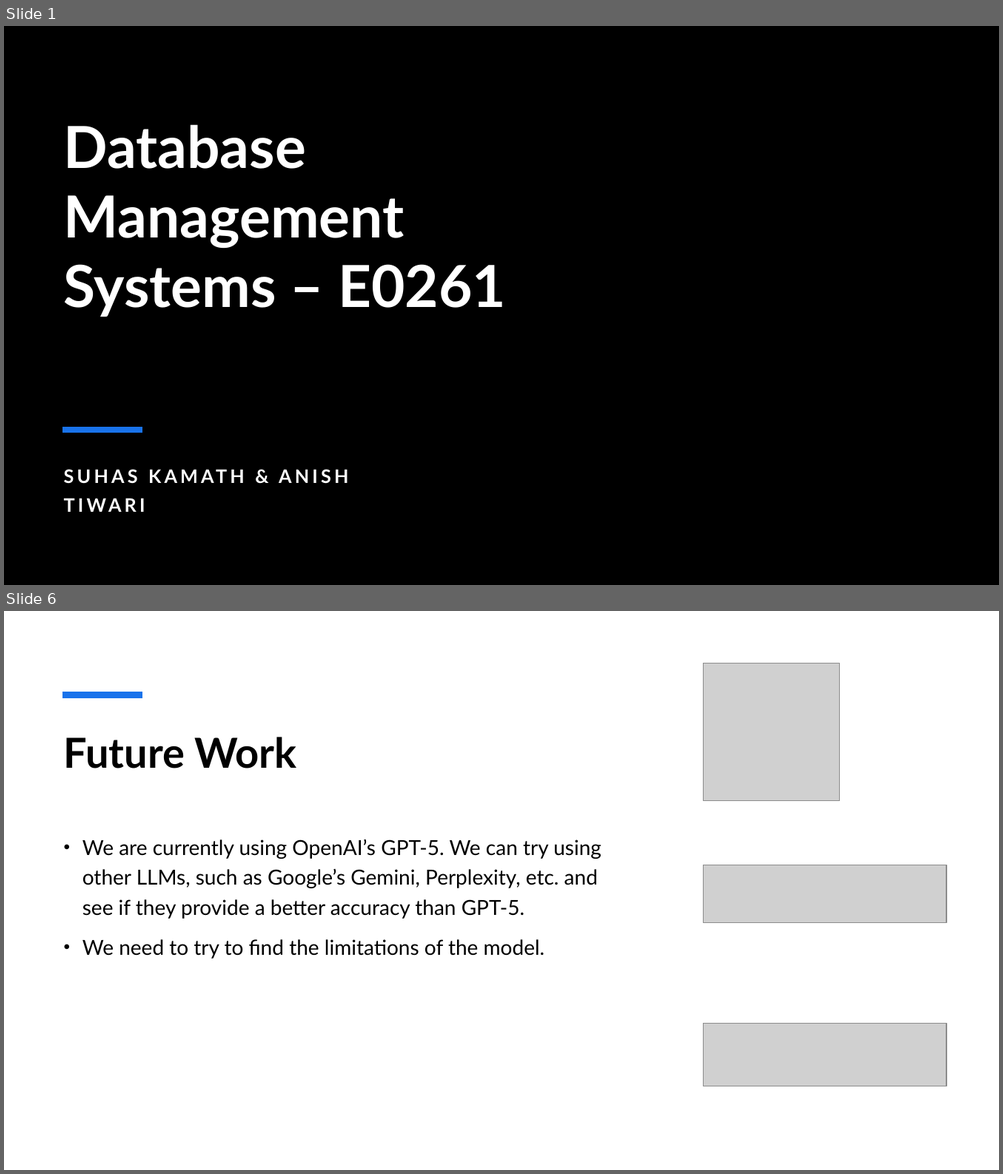
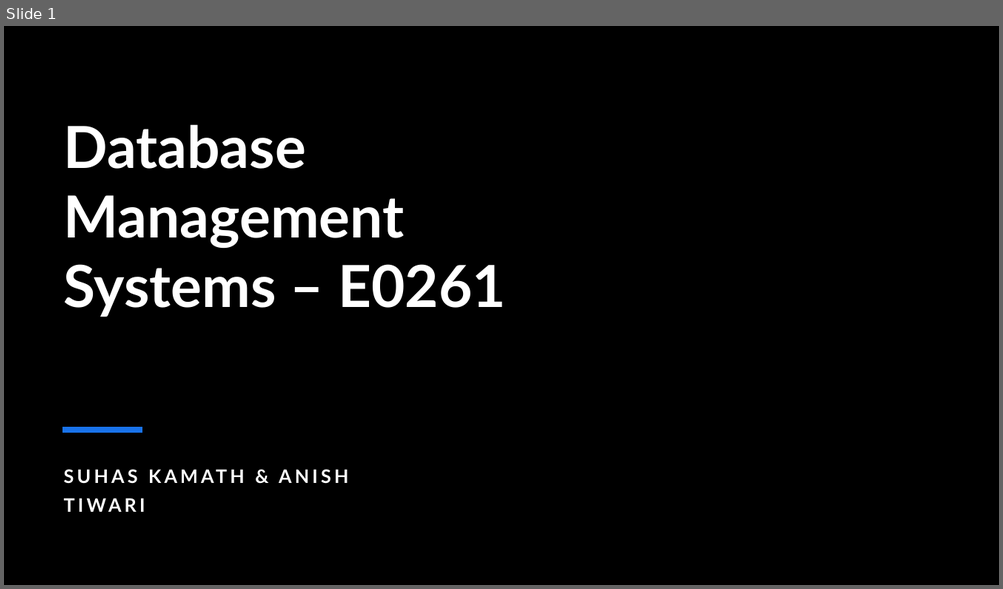
Before and after one commit to suhaskamath2712/E0261_P11, a slide deck: Mid-Project Presentation.pptx. Shown one above the other, each under a label of ours: slides 1 and 6 before the commit, slide 1 after it; the slides between them are not shown. The pictures are 1003x1174 and 1003x589 pixels, drawn with LibreOffice and Linux fonts; fonts in the diff are those of the drawing; grey boxes stand for pictures; background and template pictures are left out. Boxes give left, top, right and bottom in pixels: in the first picture for what was removed or moved away, otherwise in the second. Text is boxed around its words. In the diff, an @@ line names an element or a change of style, - is before the commit and + after.

```diff
--- a/Mid-Project Presentation.pptx
+++ b/Mid-Project Presentation.pptx
@@ slide 6 removed at bbox=[4, 611, 999, 1170], background #FFFFFF @@
@@ picture removed at bbox=[703, 664, 839, 801] @@
@@ line removed from (62, 695) to (142, 695) @@
@@ title removed at bbox=[64, 737, 296, 769] @@
-Future Work
@@ text removed at bbox=[82, 840, 601, 959] @@
-• We are currently using OpenAI’s GPT-5. We can try using other LLMs, such as Google’s Gemini, Perplexity, etc. and see if they provide a better accuracy than GPT-5.
-• We need to try to find the limitations of the model.
@@ picture removed at bbox=[703, 865, 946, 923] @@
@@ picture removed at bbox=[703, 1025, 946, 1086] @@
```
Also in this commit, not shown: 3 slides changed, 2 slides added, 1 other slide removed.
